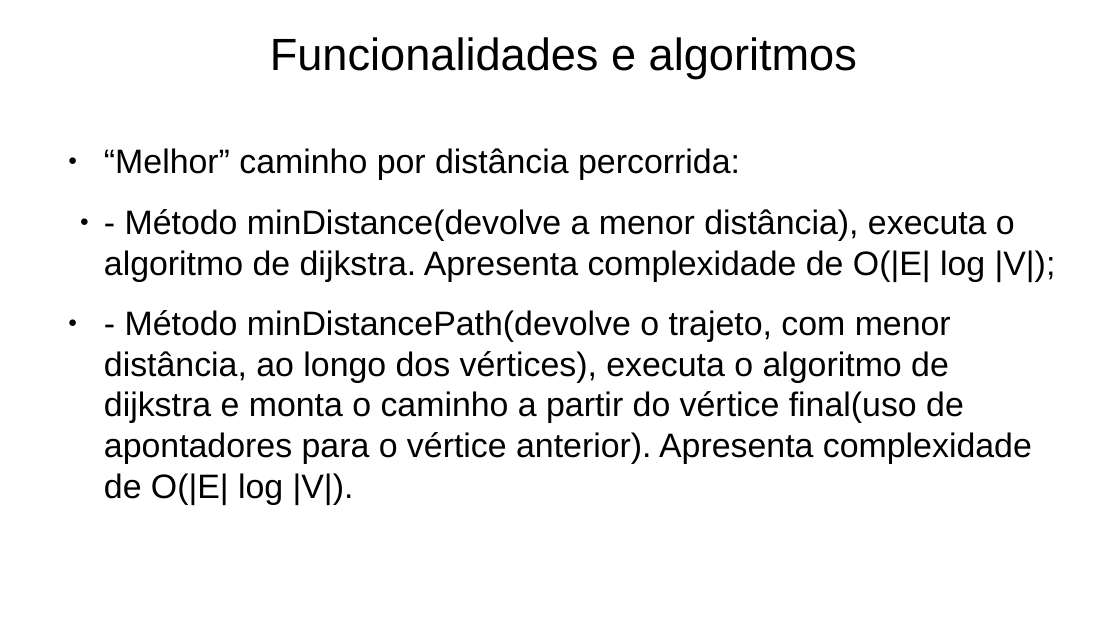
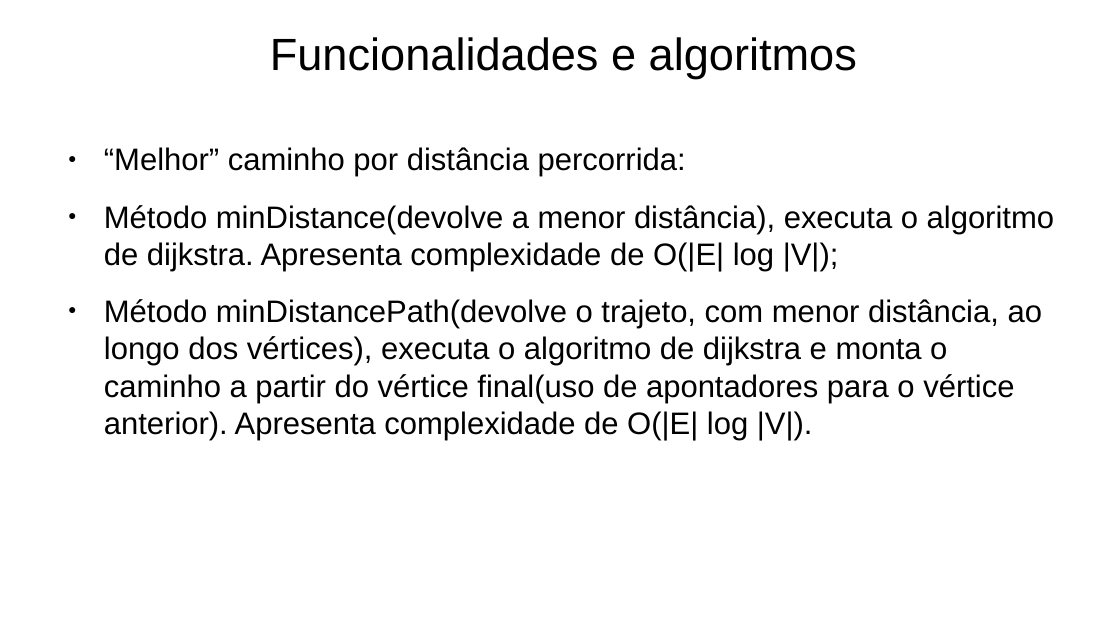
Before and after one commit to Naapperas/feup-aed-proj2, a slide deck: slide 7 of Apresentação.pptx. Drawn at 1120x630 pixels with LibreOffice and Linux fonts; fonts in the diff are those of the drawing. Boxes give left, top, right and bottom in pixels: in the first picture for what was removed or moved away, otherwise in the second. Text is boxed around its words. In the diff, an @@ line names an element or a change of style, - is before the commit and + after.

```diff
--- a/Apresentação.pptx
+++ b/Apresentação.pptx
@@ text at (x1=104, y1=147, x2=686, y2=177): size 24 to 22 pt in "“Melhor” caminho por distância percorrida:" @@
@@ text at (x1=104, y1=205, x2=1054, y2=440): text changed; size 24 to 22 pt @@
-  ● - Método minDistance(devolve a menor distância), executa o algoritmo de dijkstra. Apresenta complexidade de O(|E| log |V|);
-● - Método minDistancePath(devolve o trajeto, com menor distância, ao longo dos vértices), executa o algoritmo de dijkstra e monta o caminho a partir do vértice final(uso de apontadores para o vértice anterior). Apresenta complexidade de O(|E| log |V|).
+● Método minDistance(devolve a menor distância), executa o algoritmo de dijkstra. Apresenta complexidade de O(|E| log |V|);
+● Método minDistancePath(devolve o trajeto, com menor distância, ao longo dos vértices), executa o algoritmo de dijkstra e monta o caminho a partir do vértice final(uso de apontadores para o vértice anterior). Apresenta complexidade de O(|E| log |V|).
```
Also in this commit, not shown: 12 other slides changed, 1 slide added, 1 other file.
